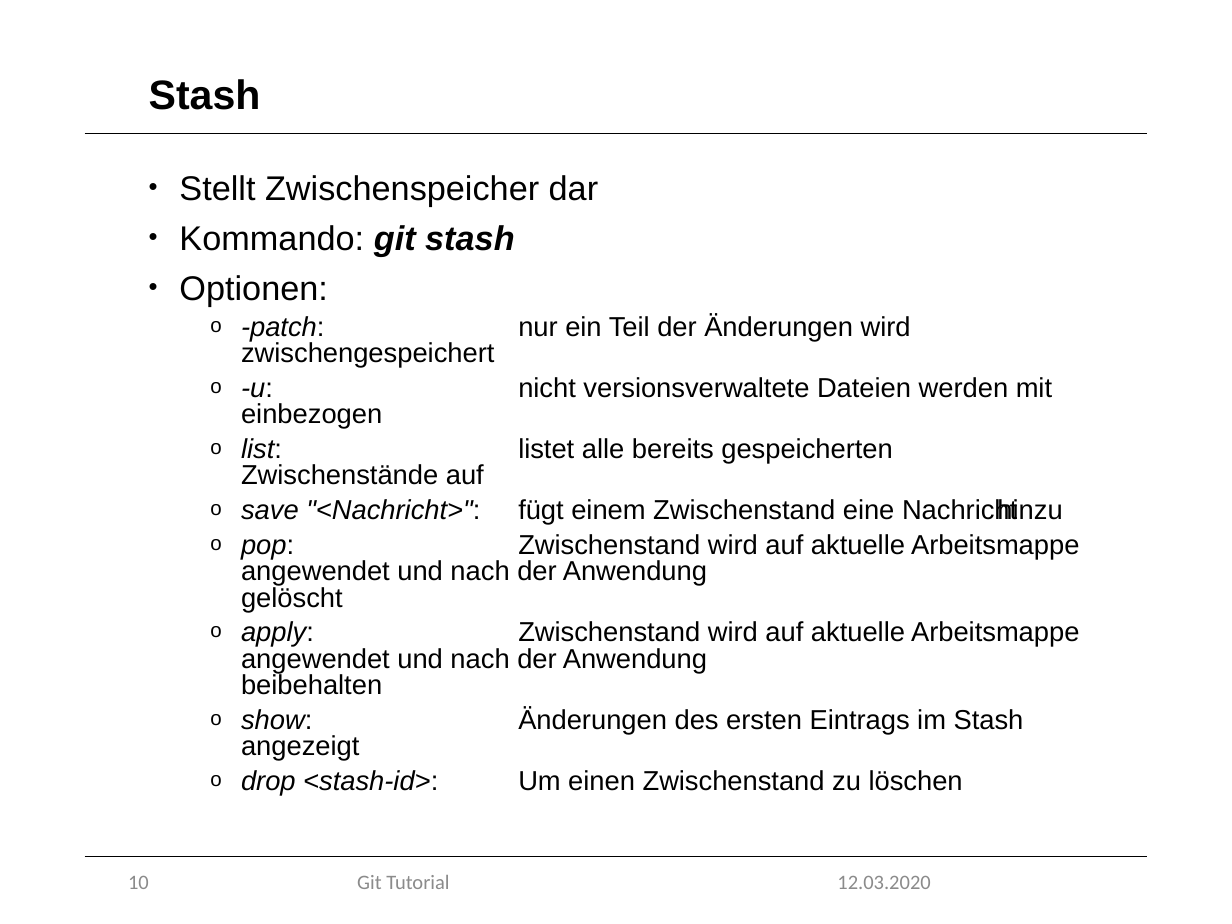
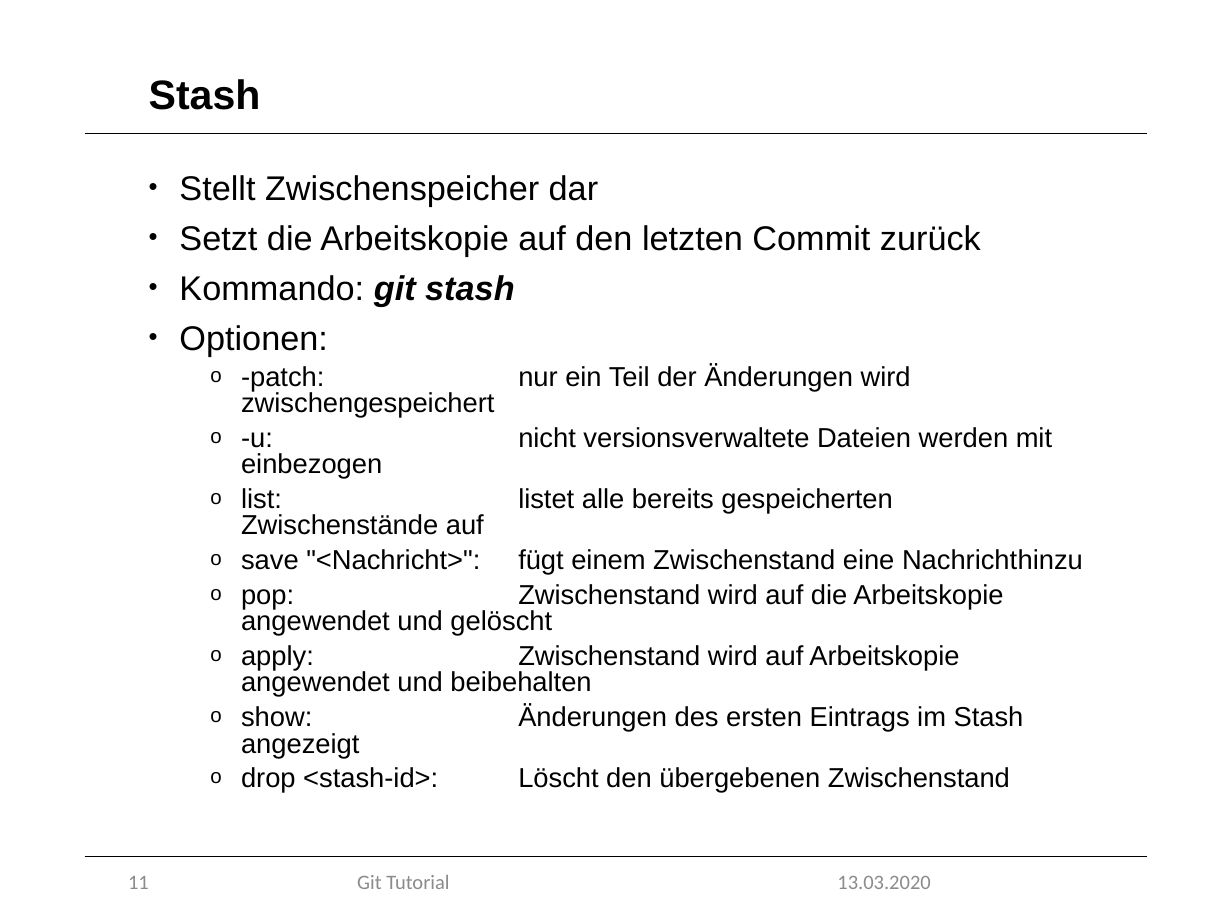
Before and after one commit to marcretzlaff/projektarbeit, a slide deck: slide 11 of Präsentation-90min/Präsentation-90min.pptx (slide 10 before the commit). Drawn at 1232x924 pixels with LibreOffice and Linux fonts; fonts in the diff are those of the drawing; background and template pictures are left out. Boxes give left, top, right and bottom in pixels: in the first picture for what was removed or moved away, otherwise in the second. Text is boxed around its words. In the diff, an @@ line names an element or a change of style, - is before the commit and + after.

Commit message:
Modified 90min Präsi
added reset, revert, index, commit, branch, tags
modified .gitignore, log, stash, merge

```diff
--- a/Präsentation-90min/Präsentation-90min.pptx
+++ b/Präsentation-90min/Präsentation-90min.pptx
@@ text at [179,225,981,256]: paragraph added @@
+• Setzt die Arbeitskopie auf den letzten Commit zurück
@@ text at [241,365,1083,758]: italic off in "-patch:", "-u:", "list:", "save "<Nachricht>":" and 1 more places @@
@@ text at [241,584,1003,697]: text changed @@
-  o pop: Zwischenstand wird auf aktuelle Arbeitsmappe angewendet und nach der Anwendung gelöscht
-  o apply: Zwischenstand wird auf aktuelle Arbeitsmappe angewendet und nach der Anwendung beibehalten
+  o pop: Zwischenstand wird auf die Arbeitskopie angewendet und gelöscht
+  o apply: Zwischenstand wird auf Arbeitskopie angewendet und beibehalten
@@ text at [241,767,1010,793]: text changed @@
-  o drop <stash-id>: Um einen Zwischenstand zu löschen
+  o drop <stash-id>: Löscht den übergebenen Zwischenstand
@@ page number at [128,876,149,889]: text changed @@
-10
+11
@@ text at [837,876,930,889]: text changed @@
-12.03.2020
+13.03.2020
```
Also in this commit, not shown: 19 other slides changed, 9 slides added, 10 slides removed.
